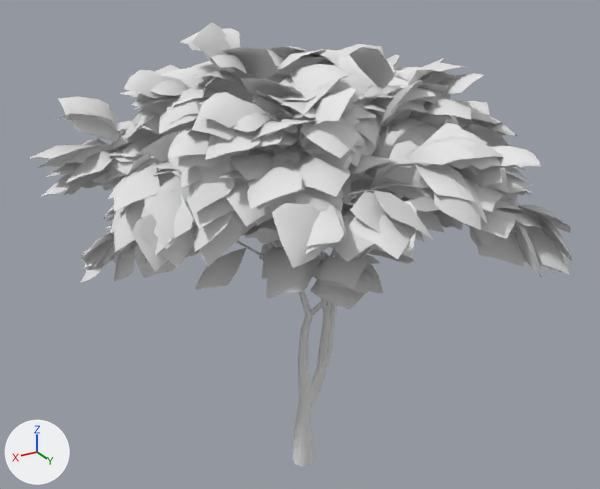
The OBJ model GCI_PF_NAVE/res/models/tree01/tree.obj as it was, and as the next commit left it.
Rendered twice from a camera (50 mm lens) standing at (3.15, 5.19, 4.69) and looking at (0.01, -0.04, 2.08). Arrows for +X, +Y and +Z are at lower left; the lights stay in place. Where no turn or scale is listed for an object, it has been applied to the vertices.

The scene before the commit, as lines of its bpy script (objects in view):
```python
mat_polysurface1sg1 = principled_material('polySurface1SG1')
mat_polysurface1sg1.base_color = (0.8, 0.8, 0.8)  # white #e7e7e7
mat_polysurface1sg1.roughness = 1.0
mat_trank_bark = principled_material('Trank_bark')
mat_trank_bark.base_color = (0.8, 0.8, 0.8)  # white #e7e7e7
mat_trank_bark.roughness = 1.0
me_tree = bpy.data.meshes.new('Tree')
me_tree.from_pydata(...)  # 10349 vertices, 13724 faces; spans x -1.84..1.79, y -1.7..1.84, z 0.0..3.82
# faces by material slot: [6754, 6970]
me_tree.materials.append(mat_trank_bark)  # white #e7e7e7
me_tree.materials.append(mat_polysurface1sg1)  # white #e7e7e7
ob_tree = bpy.data.objects.new('Tree', me_tree)
ob_tree.location = (0.0, 0.0, 0.0)
```
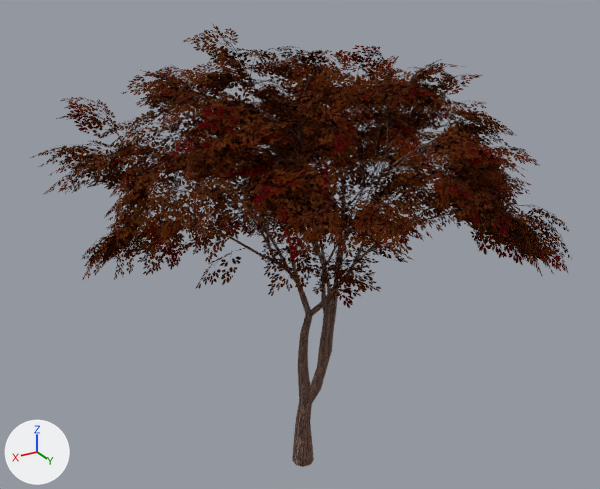
The change, as a list of edits to the scene's bpy script:
```text
Add img_db2x2_l01_spec_png:
    img_db2x2_l01_spec_png = load_image('DB2X2_L01_Spec.png', 'DB2X2_L01_Spec.png', 1024, 1024, 'sRGB')
Add img_db2x2_l01_png:
    img_db2x2_l01_png = load_image('DB2X2_L01.png', 'DB2X2_L01.png', 1024, 1024, 'sRGB')
Add img_bark_0021_jpg:
    img_bark_0021_jpg = load_image('bark_0021.jpg', 'bark_0021.jpg', 1024, 2048, 'sRGB')
Change mat_trank_bark:
    remove mat_trank_bark.base_color = (0.8, 0.8, 0.8)  # white #e7e7e7
    add mat_trank_bark.texture = img_bark_0021_jpg
    mat_trank_bark.roughness: 1.0 -> 0.874
Change mat_polysurface1sg1:
    where n0 = _N.new('ShaderNodeBsdfPrincipled'); n0.name = 'Principled BSDF'
    n0.inputs[2].default_value: 1.0 -> 0.923  # 'Roughness'
    add n2 = _N.new('ShaderNodeTexImage'); n2.name = 'Image Texture'
    add n2.image = img_db2x2_l01_png
    add n3 = _N.new('ShaderNodeTexImage'); n3.name = 'Image Texture.001'
    add n3.image = img_db2x2_l01_spec_png
    add n4 = _N.new('ShaderNodeTexImage'); n4.name = 'Image Texture.002'
    add n4.image = img_db2x2_l01_png
    add _L.new(n2.outputs[0], n0.inputs[0])  # 'Color' to 'Base Color'
    add _L.new(n3.outputs[0], n0.inputs[13])  # 'Color' to 'Specular IOR Level'
    add _L.new(n4.outputs[1], n0.inputs[4])  # 'Alpha' to 'Alpha'
```

Location of each change, [x1, y1, x2, y2] in pixels of the pictures (600 x 489 px):
'Tree', surface changed (grey to brown)
    both: [28, 22, 573, 467]
